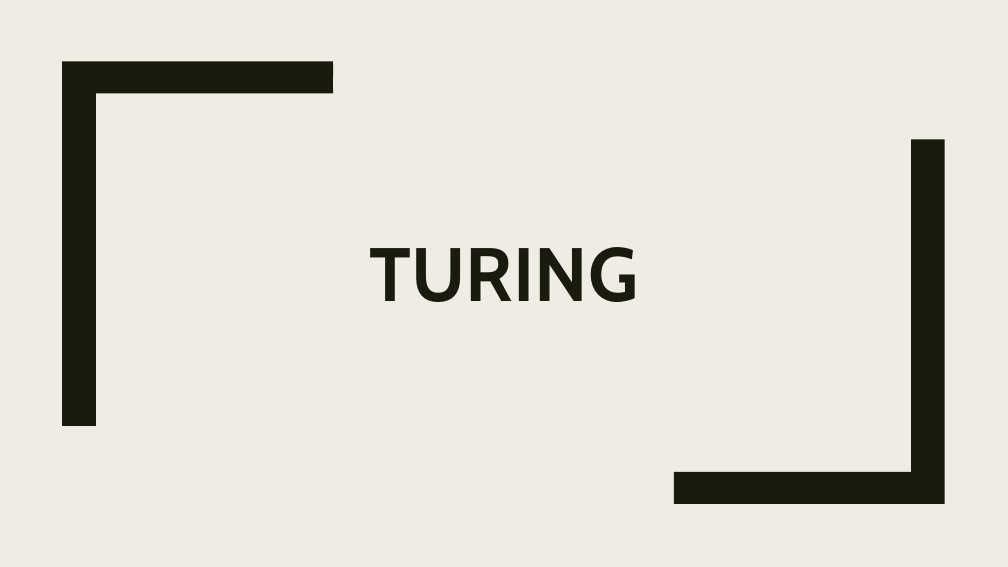
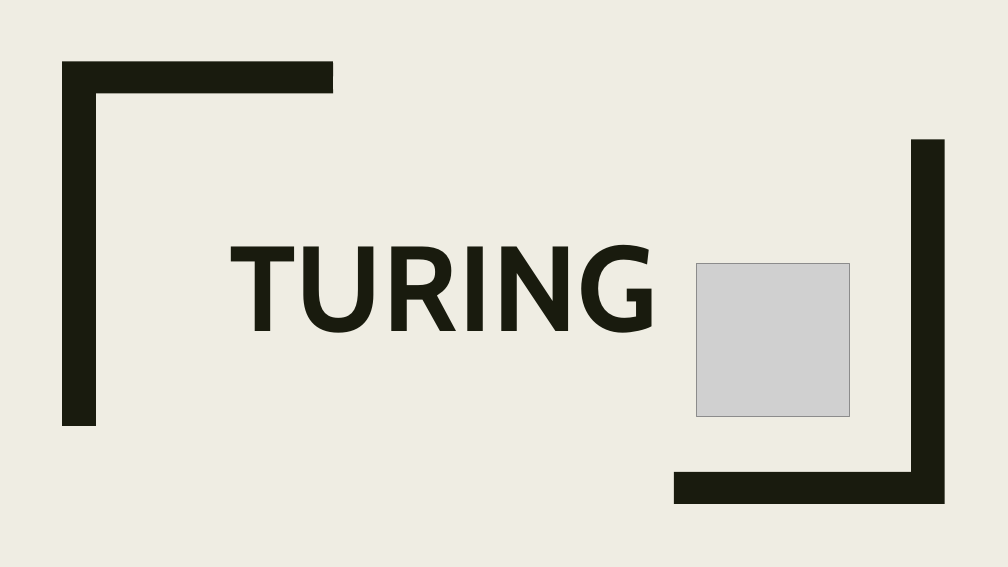
Before and after one commit to Jeffrs123/academy.gama.node, a slide deck: slide 1 of TURING_APRESENTACAO.pptx. Drawn at 1008x567 pixels with LibreOffice and Linux fonts; fonts in the diff are those of the drawing; grey boxes stand for pictures. Boxes give left, top, right and bottom in pixels: in the first picture for what was removed or moved away, otherwise in the second. Text is boxed around its words. In the diff, an @@ line names an element or a change of style, - is before the commit and + after.

```diff
--- a/TURING_APRESENTACAO.pptx
+++ b/TURING_APRESENTACAO.pptx
@@ text "TURING" moved from (x1=370, y1=247, x2=638, y2=302) to (x1=229, y1=244, x2=658, y2=333) @@
@@ text "TURING" at (x1=229, y1=244, x2=658, y2=333): size 72 to 115 pt; alignment centre to left @@
@@ picture added at (x1=696, y1=263, x2=850, y2=417) @@
```
Also in this commit, not shown: 1 other slide changed, 3 slides added, 2 slides removed, 5 other files.
